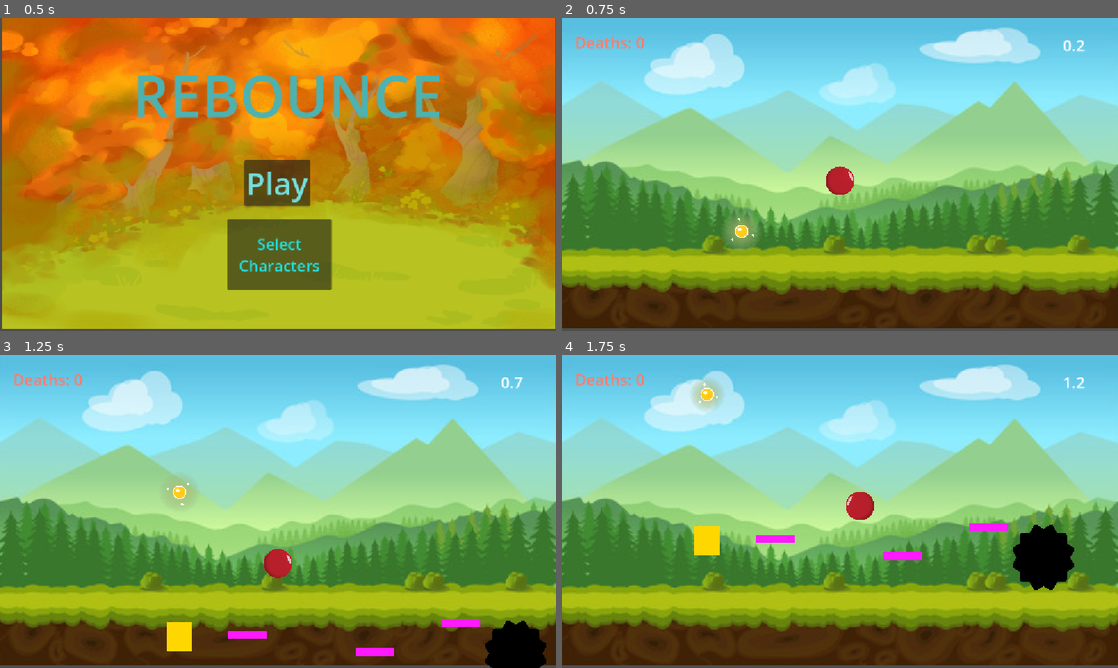
Above: before the commit, frames 1-4 (two rows, left to right).
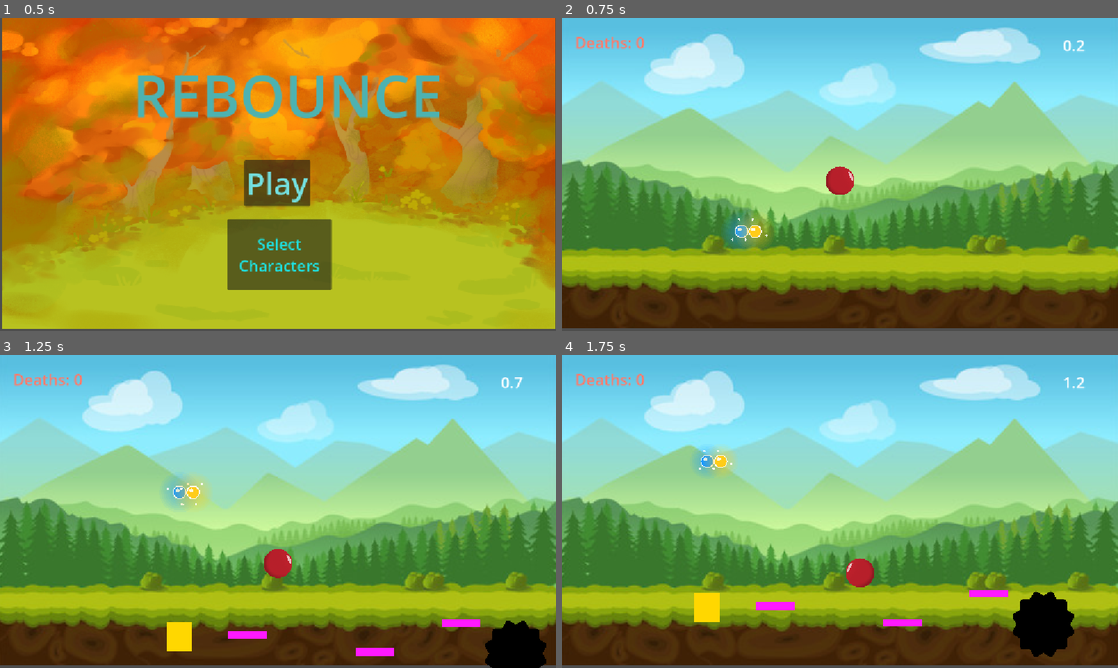
Above: after the commit, the same moments.

Repository: navilesh-creat/Rebounce
Game: Godot game, scene res://menu.tscn
Two runs of this game, one before a commit and one after it. Both use one fixed random seed, a clock stepped at 60 frames per second and the inputs below.
Inputs (mouse positions are in pixels of both pictures, inside the frame that each line leads up to):
- Up to frame 1 (0.5 s): no input
- Up to frame 2 (0.75 s): click "Play" at 0.5 s
- Up to frame 3 (1.25 s): no input
- Up to frame 4 (1.75 s): tap Enter (ui_accept) at 1.25 s; move the mouse to (962, 495) at 1.27 s; hold D (right) from 1.28 s (still down); hold Enter (ui_accept) from 1.28 s (still down); click (962, 495) at 1.42 s; tap W (jump) at 1.52 s

Frame 1 is identical in both runs. In frame 2, 0.7% of the frame differs, in the area x 29-39%, y 62-74%; in frame 3, 0.5%; in frame 4, 6.9%, in the area x 23-93%, y 7-97%.

Commit message:
powerups also added

Diff:
--- a/global.gd
+++ b/global.gd
@@ -1,8 +1,11 @@
 extends Node
+
+const MAX_LEVEL := 3
 
 var skin: Texture2D
 var music_on := true
 var player := AudioStreamPlayer.new()
+var unlocked := 1
 
 func _ready():
 	process_mode = Node.PROCESS_MODE_ALWAYS
@@ -15,3 +18,14 @@
 func set_music(on):
 	music_on = on
 	player.stream_paused = not on
+
+func level_path(n):
+	if n <= 1:
+		return "res://level.tscn"
+	return "res://level" + str(n) + ".tscn"
+
+func current_level():
+	var p = get_tree().current_scene.scene_file_path
+	if p == "res://level.tscn":
+		return 1
+	return int(p.get_file().get_basename().trim_prefix("level"))
--- a/goal.gd
+++ b/goal.gd
@@ -1,4 +1,5 @@
 extends Area2D
+
 var won := false
 var time := 0.0
 
@@ -11,12 +12,23 @@
 		get_tree().current_scene.get_node("CanvasLayer/TimeLabel").text = str(snappedf(time, 0.1))
 
 func _on_body_entered(body):
-	if body is CharacterBody2D:
-		get_tree().current_scene.get_node("CanvasLayer/WinLabel").show()
+	if body is CharacterBody2D and not won:
+		var n = Global.current_level()
+		var label = get_tree().current_scene.get_node("CanvasLayer/WinLabel")
+		if n < Global.MAX_LEVEL:
+			Global.unlocked = max(Global.unlocked, n + 1)
+			label.text = "LEVEL " + str(n) + " COMPLETE! Press Enter"
+		else:
+			label.text = "YOU WIN! Press Enter"
+		label.show()
 		won = true
 		get_tree().paused = true
 
 func _input(event):
 	if won and event.is_action_pressed("ui_accept"):
 		get_tree().paused = false
-		get_tree().reload_current_scene()
+		var n = Global.current_level()
+		if n < Global.MAX_LEVEL:
+			get_tree().change_scene_to_file(Global.level_path(n + 1))
+		else:
+			get_tree().change_scene_to_file("res://menu.tscn")
--- a/level.tscn
+++ b/level.tscn
@@ -10,7 +10,7 @@
 [ext_resource type="Script" uid="uid://deho1fpnyqrnd" path="res://kill_zone.gd" id="7_n6hdu"]
 
 [sub_resource type="RectangleShape2D" id="RectangleShape2D_ahmb0"]
-size = Vector2(4000, 40)
+size = Vector2(4397, 40)
 
 [sub_resource type="LabelSettings" id="LabelSettings_p20yd"]
 font_size = 64
@@ -21,6 +21,9 @@
 
 [sub_resource type="RectangleShape2D" id="RectangleShape2D_dvfp6"]
 
+[sub_resource type="RectangleShape2D" id="RectangleShape2D_ty30s"]
+size = Vector2(100, 3000)
+
 [node name="Level" type="Node2D" unique_id=1922790809]
 
 [node name="Powerup" parent="." unique_id=1544786388 instance=ExtResource("6_i2t4f")]
@@ -29,7 +32,7 @@
 
 [node name="Powerup2" parent="." unique_id=2064249479 instance=ExtResource("6_i2t4f")]
 z_index = 5
-position = Vector2(372, 221)
+position = Vector2(400, 221)
 kind = "jump"
 
 [node name="Background" type="Parallax2D" parent="." unique_id=524772196]
@@ -47,13 +50,20 @@
 position = Vector2(576, 100)
 
 [node name="Camera2D" type="Camera2D" parent="CharacterBody2D" unique_id=368505521]
+limit_left = 0
+limit_right = 2950
+limit_bottom = 650
 position_smoothing_enabled = true
 
 [node name="floor" type="StaticBody2D" parent="." unique_id=1308364004]
 position = Vector2(576, 600)
 
 [node name="CollisionShape2D" type="CollisionShape2D" parent="floor" unique_id=1492737008]
+position = Vector2(198.5, 0)
 shape = SubResource("RectangleShape2D_ahmb0")
+
+[node name="CollisionShape2D2" type="CollisionShape2D" parent="floor" unique_id=1785945654]
+z_index = 10
 
 [node name="pad" parent="." unique_id=1491827375 instance=ExtResource("2_vonw3")]
 position = Vector2(777, 556)
@@ -151,3 +161,15 @@
 [node name="CollisionShape2D" type="CollisionShape2D" parent="KillZone" unique_id=1155115804]
 position = Vector2(6000, 100)
 shape = SubResource("RectangleShape2D_dvfp6")
+
+[node name="LeftWall" type="StaticBody2D" parent="." unique_id=1109455152]
+
+[node name="CollisionShape2D" type="CollisionShape2D" parent="LeftWall" unique_id=1773671882]
+position = Vector2(-50, 0)
+shape = SubResource("RectangleShape2D_ty30s")
+
+[node name="RightWall" type="StaticBody2D" parent="." unique_id=656773465]
+
+[node name="CollisionShape2D" type="CollisionShape2D" parent="RightWall" unique_id=420682261]
+position = Vector2(2965, 36)
+shape = SubResource("RectangleShape2D_ty30s")
